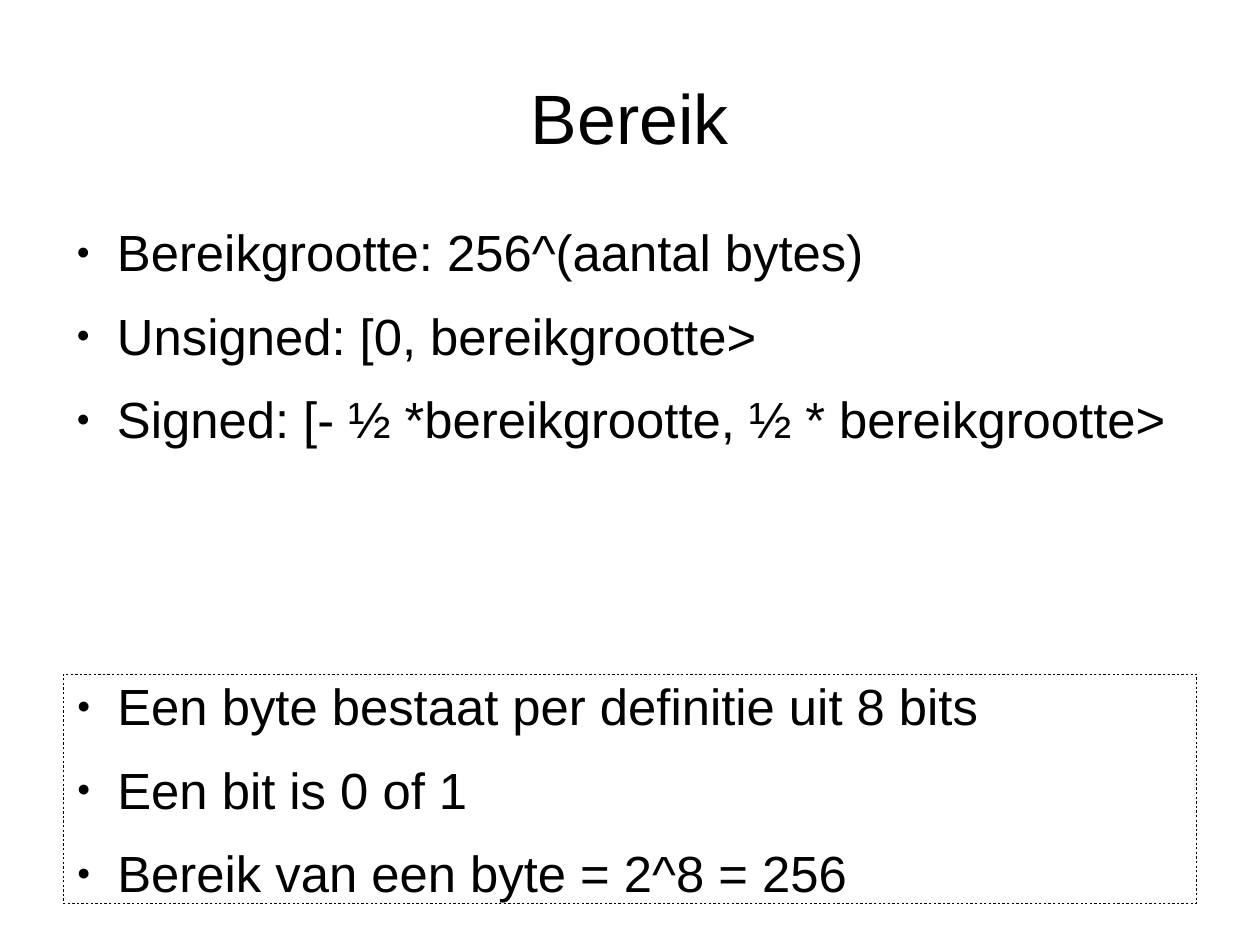
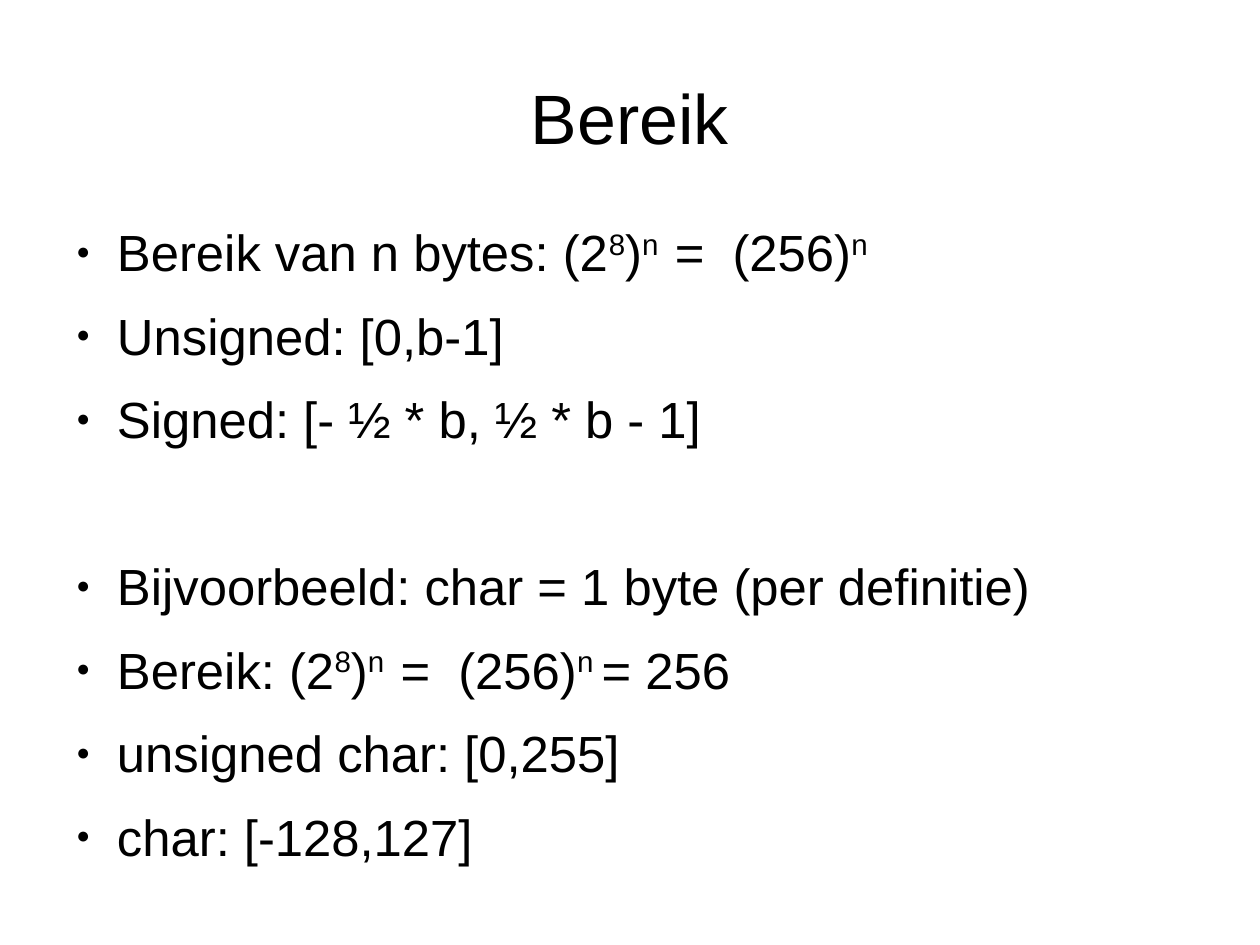
Before and after one commit to djog/arduino_cursus, a slide deck: slide 8 of Raw/DataTypesVanGetallenEnSnelheid.odp. Drawn at 1260x945 pixels with LibreOffice and Linux fonts; fonts in the diff are those of the drawing. Boxes give left, top, right and bottom in pixels: in the first picture for what was removed or moved away, otherwise in the second. Text is boxed around its words. In the diff, an @@ line names an element or a change of style, - is before the commit and + after.

```diff
--- a/Raw/DataTypesVanGetallenEnSnelheid.odp
+++ b/Raw/DataTypesVanGetallenEnSnelheid.odp
@@ text at (117, 234, 1030, 866): text changed @@
-● Bereikgrootte: 256^(aantal bytes)
-● Unsigned: [0, bereikgrootte>
-● Signed: [- ½ *bereikgrootte, ½ * bereikgrootte>
+● Bereik van n bytes: (28)n = (256)n
+● Unsigned: [0,b-1]
+● Signed: [- ½ * b, ½ * b - 1]
+● Bijvoorbeeld: char = 1 byte (per definitie)
+● Bereik: (28)n = (256)n = 256
+● unsigned char: [0,255]
+● char: [-128,127]
@@ text removed at (63, 675, 1197, 903) @@
-● Een byte bestaat per definitie uit 8 bits
-● Een bit is 0 of 1
-● Bereik van een byte = 2^8 = 256
```
Also in this commit, not shown: 7 other slides changed, 2 slides added, 2 slides removed, 15 other files.
